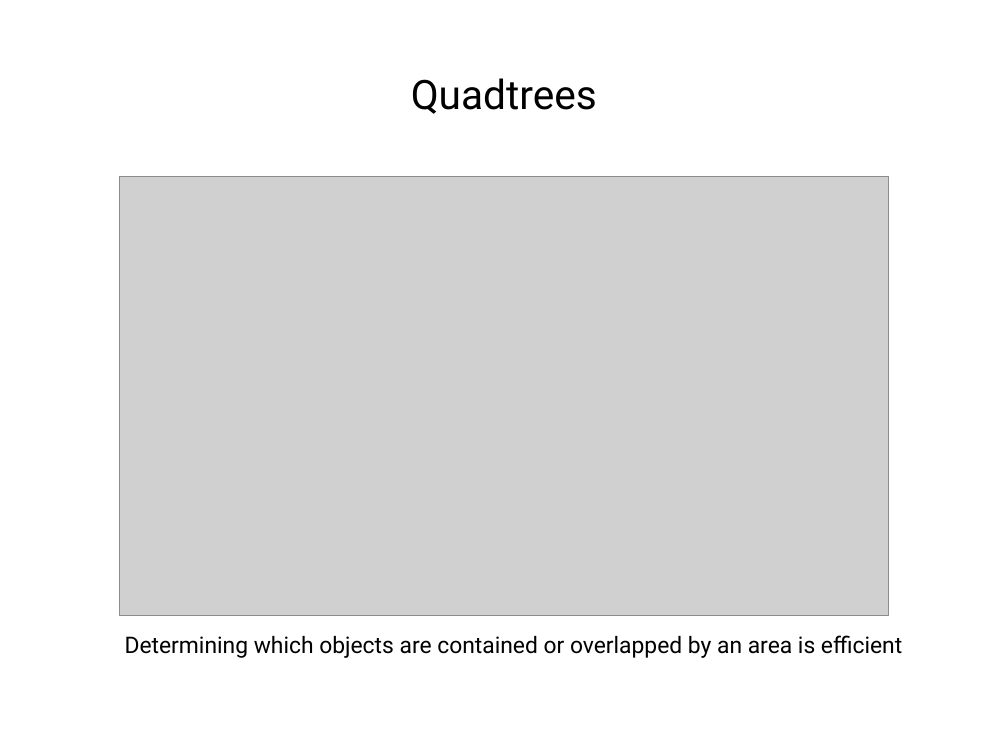
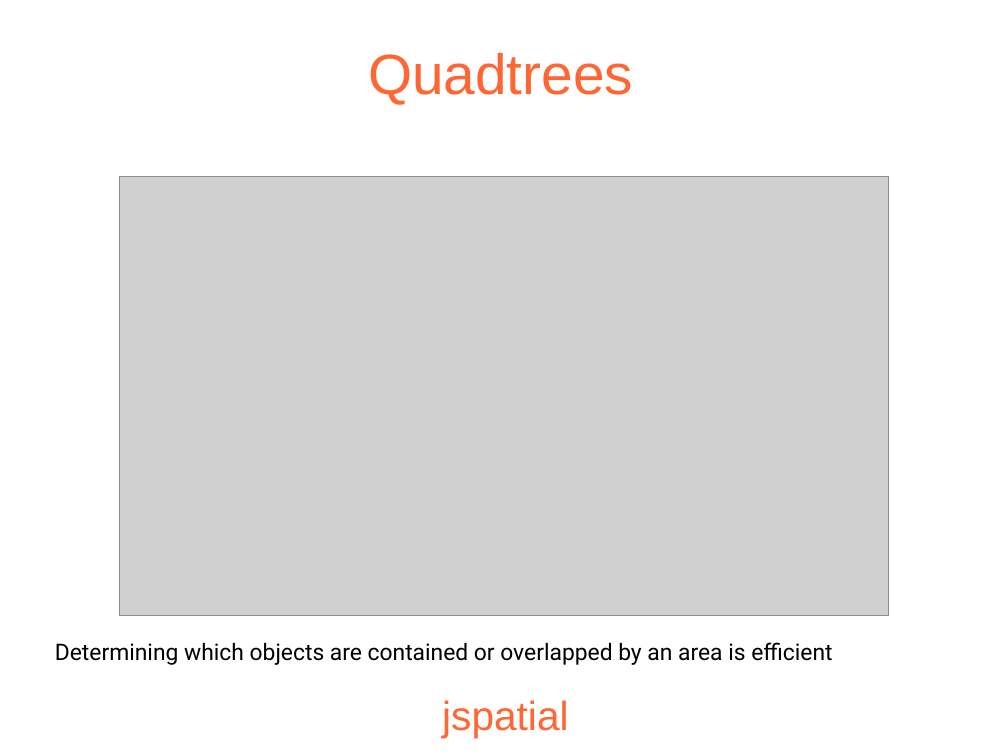
Before and after one commit to JogAmp/jogamp.org, a slide deck: slide 8 of doc/siggraph2013/bof/mark/jspatial.odp (slide 10 before the commit). Drawn at 1008x756 pixels with LibreOffice and Linux fonts; fonts in the diff are those of the drawing; grey boxes stand for pictures; background and template pictures are left out. Boxes give left, top, right and bottom in pixels: in the first picture for what was removed or moved away, otherwise in the second. Text is boxed around its words. In the diff, an @@ line names an element or a change of style, - is before the commit and + after.

```diff
--- a/doc/siggraph2013/bof/mark/jspatial.odp
+++ b/doc/siggraph2013/bof/mark/jspatial.odp
@@ title "Quadtrees": place and size @@
-title "Quadtrees" at [411, 78, 597, 114]
+title "Quadtrees" at [368, 53, 633, 105]
@@ title "Quadtrees" at [368, 53, 633, 105]: size 32 to 44.7 pt, font Roboto to Arial, text colour #000000 to #FF6633 @@
@@ text "Determining which objects are contained ...": place and size @@
-text "Determining which objects are contained ..." at [125, 635, 902, 658]
+text "Determining which objects are contained ..." at [55, 642, 832, 665]
@@ title added at [442, 700, 568, 737], 32 pt, text #FF6633 @@
+jspatial
```
Also in this commit, not shown: 18 other slides changed, 1 slide added, 19 slides removed, 1 other file.
